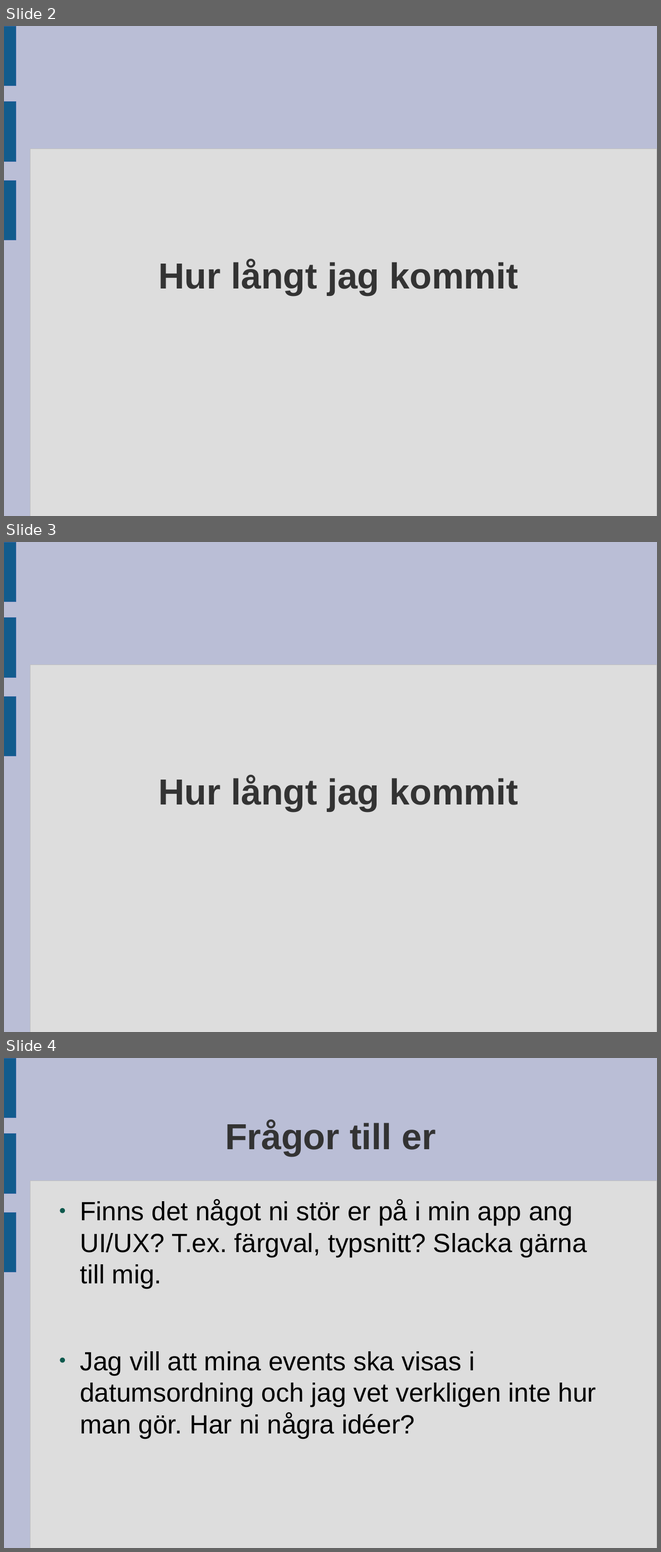
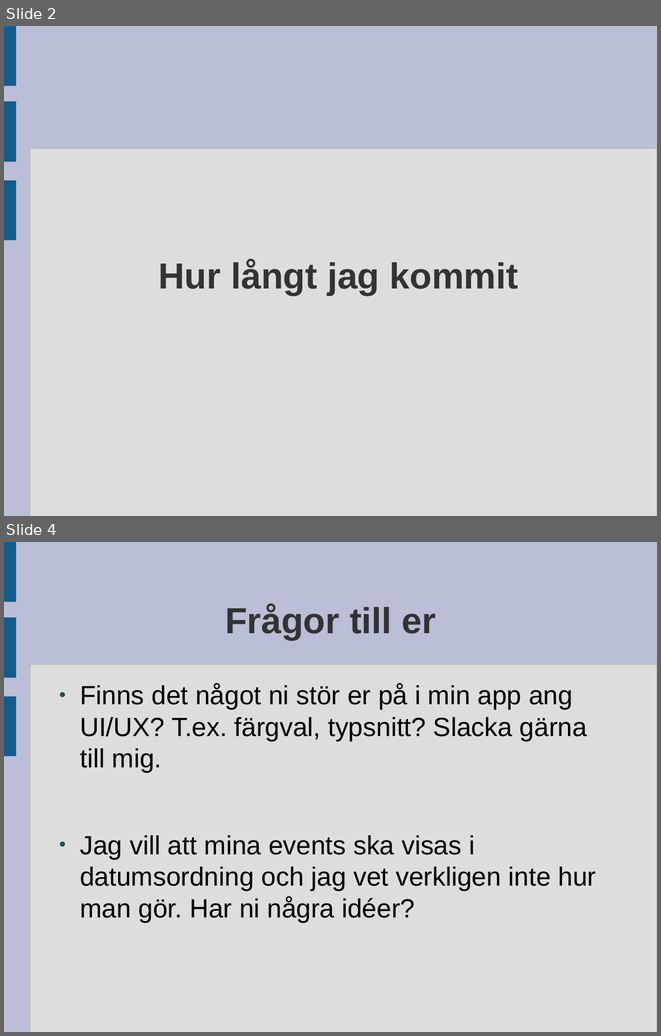
Before and after one commit to Dohmanlechx/SDUR-1.0, a slide deck: documents/Delredovisning.odp. Shown one above the other, each under a label of ours: slides 2, 3 and 4 before the commit, slides 2 and 4 after it; the slides between them are not shown. The pictures are 661x1552 and 661x1036 pixels, drawn with LibreOffice and Linux fonts; fonts in the diff are those of the drawing. Boxes give left, top, right and bottom in pixels: in the first picture for what was removed or moved away, otherwise in the second. Text is boxed around its words. In the diff, an @@ line names an element or a change of style, - is before the commit and + after.

```diff
--- a/documents/Delredovisning.odp
+++ b/documents/Delredovisning.odp
@@ slide 3 removed at <box>4,542,657,1032</box>, background #BABED6; not listed: 4 template elements that a slide beside it also shows @@
@@ title removed at <box>159,776,519,811</box> @@
-Hur långt jag kommit
```
Also in this commit, not shown: 1 slide added.
